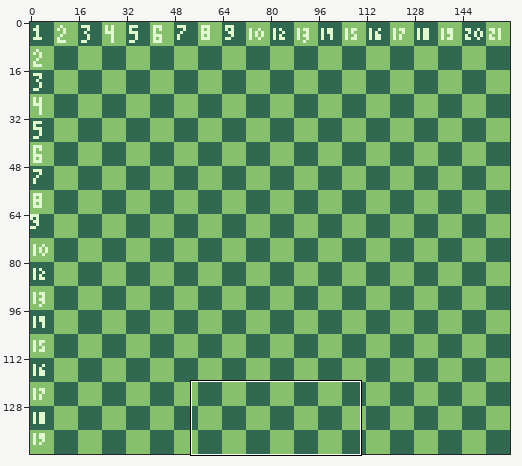
A pixel-art file gets an edit: assets/backgrounds/grid.ase. The first picture is a wide view before the edit; the outline marks the close-up.
Close-up. Earlier state:
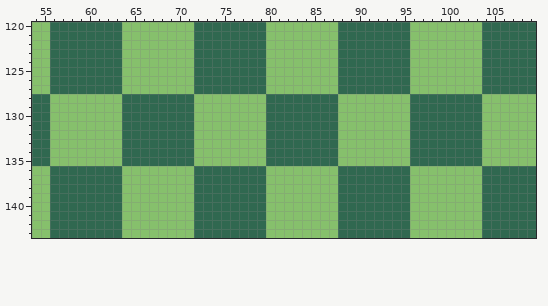
160x144 pixels, 1 frame. Shown: x 54..109, y 120..143.
Now the later version:
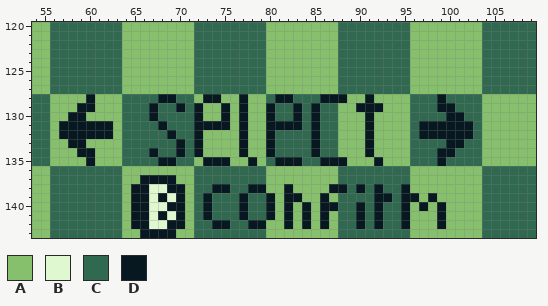
Palette (. is transparent): A #86c06c  B #e0f8cf  C #306850  D #071821
Diff:
layer "Layer 4" added
Changed rows in their new state; - is an unchanged pixel.
Layer "Layer 4":
first column x 57:
128 ---D-------DD---DD--D---DD---DDD--D-------D---
129 --DD------D--D-D--D-D--D--D-D----DDD------DD--
130 -DD-------D----D--D-D--D--D-D-----D--------DD-
131 DDDDDD-----D---DDDD-D--DDDD-D-----D-----DDDDDD
132 DDDDDD------D--D----D--D----D-----D-----DDDDDD
133 -DD----------D-D----D--D----D-----D--------DD-
134 --DD------D--D-D----D--D----D-----D-------DD--
135 ---D-------DD---DDD--D--DDD--DDD---D------D---
137 ---------DDDD---------------------------------
138 --------DDBBDD---DD--DD--D----DD-D-D--D-------
139 --------DDBDBD--D---D--D-DD--D-----DD-DD-D----
140 --------DDBBDD--D---D--D-D-D-DD--D-D--D-D-D---
141 --------DDBDBD--D---D--D-D-D-D---D-D--D---D---
142 --------DDBBDD---DD--DD--D-D-D---D-D--D---D---
143 ---------DDDD---------------------------------
Changed places in both close-ups, as pixel boxes (x1, y1, x2, y2):
changed: (59, 94, 473, 238)
